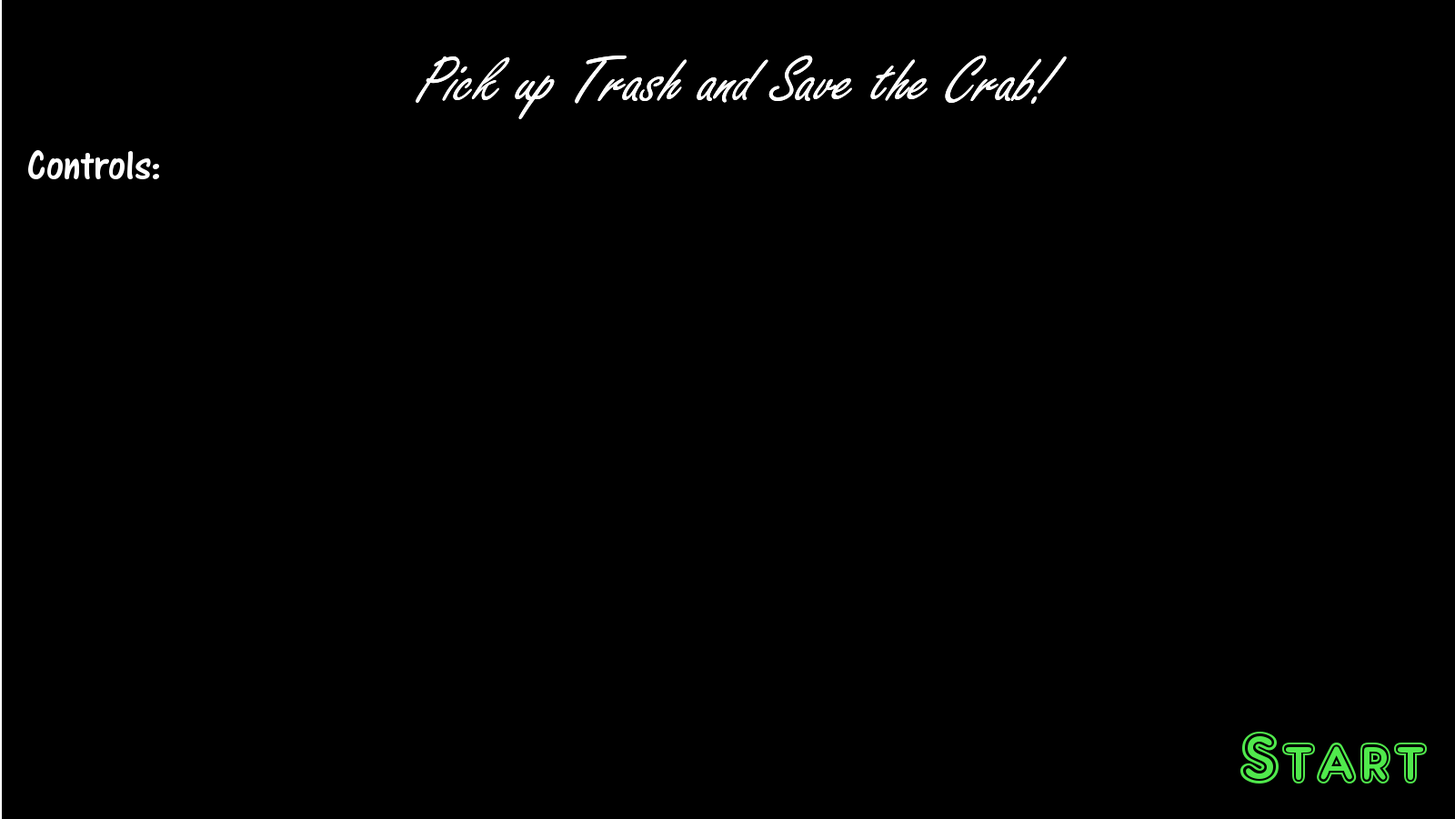
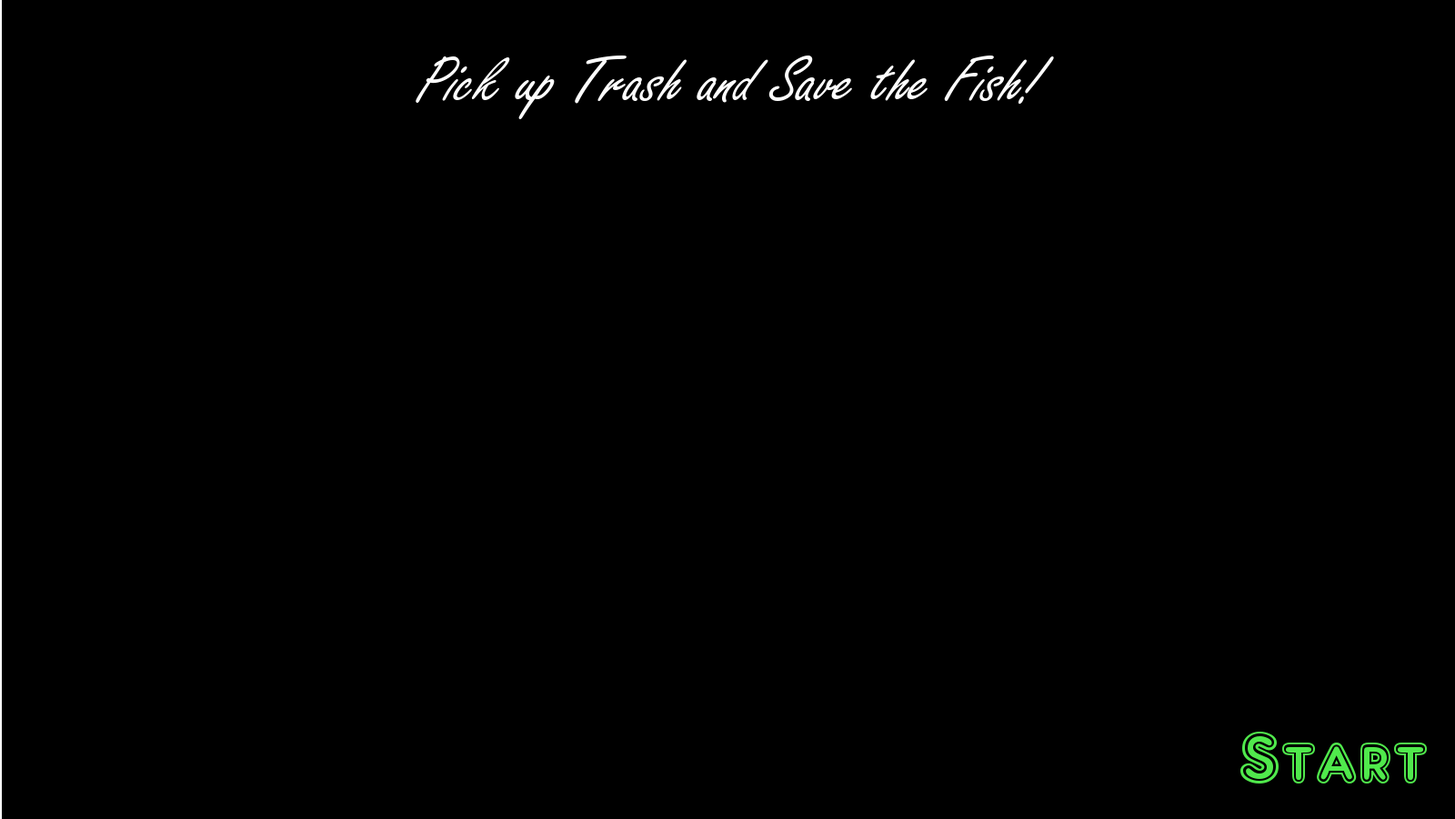
Revision of a layered (1455, 819) image; what changed, layer by layer:
renamed "Controls:" to "Controls", hid it, painted on it over (x1=28, y1=150, x2=160, y2=180)
renamed "Pick up Trash and Save the Cra... #1" to "Pick up Trash and Save the Fis...", painted on it over (x1=415, y1=55, x2=1067, y2=120)
hid "Pick up Trash and Save the Cra..." over (x1=415, y1=55, x2=1067, y2=120)
